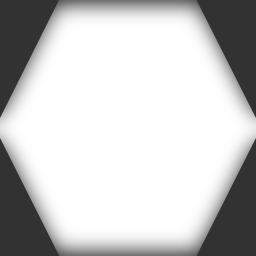
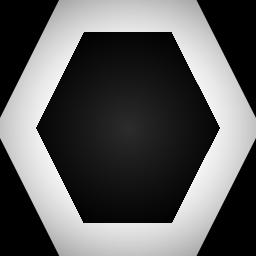
Revision of a layered 256 x 256 image; what changed, layer by layer:
hid group "Grupa warstw" (2 layers) over [0, 0, 256, 256]
painted on "Warstwa" over [0, 0, 256, 256]
